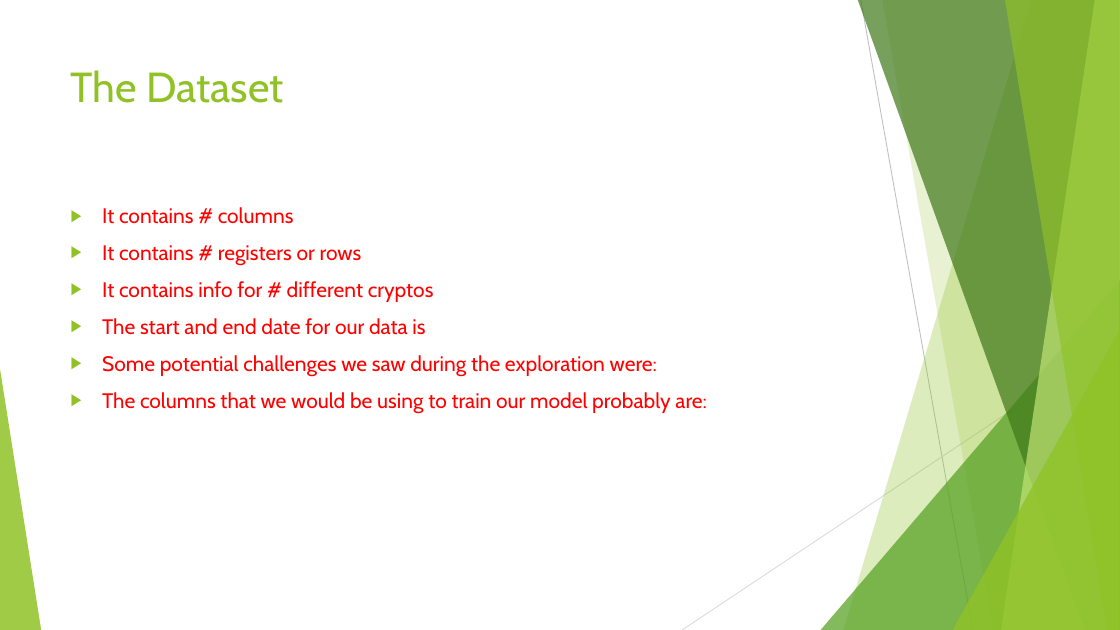
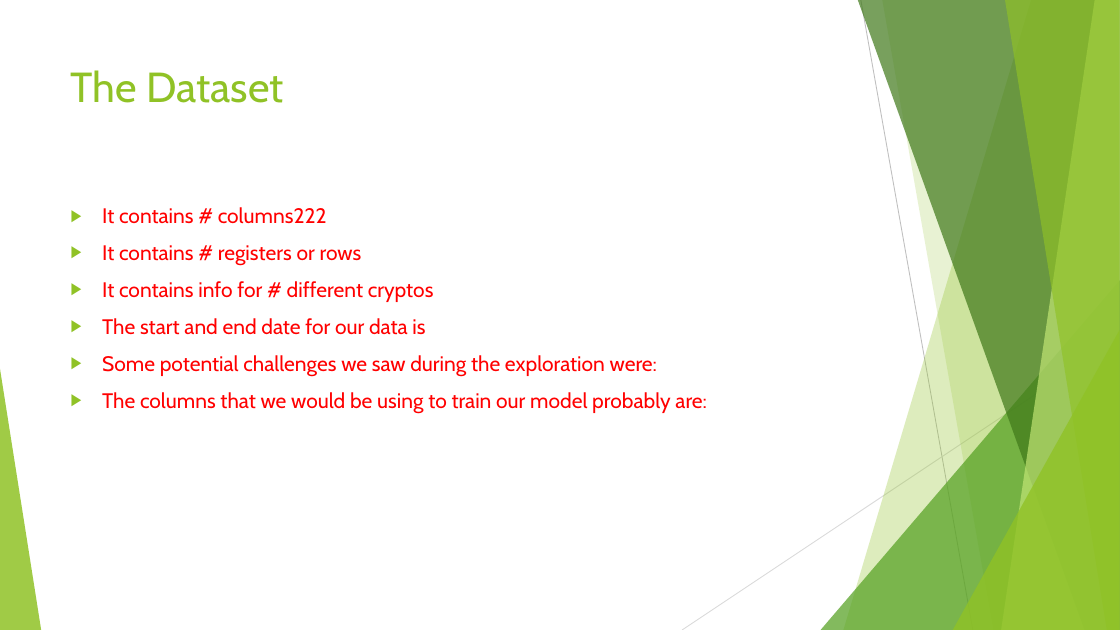
Before and after one commit to drummersoul/Cryptocurrency-Price-Prediction, a slide deck: slide 11 of Power Point Presentations/Presentation Week 3 Group D.pptx. Drawn at 1120x630 pixels with LibreOffice and Linux fonts; fonts in the diff are those of the drawing. Boxes give left, top, right and bottom in pixels: in the first picture for what was removed or moved away, otherwise in the second. Text is boxed around its words. In the diff, an @@ line names an element or a change of style, - is before the commit and + after.

Commit message:
Update of the powerpoint slide-1

```diff
--- a/Power Point Presentations/Presentation Week 3 Group D.pptx
+++ b/Power Point Presentations/Presentation Week 3 Group D.pptx
@@ text at <box>102,207,327,224</box>: text changed @@
-▶ It contains # columns
+▶ It contains # columns222
```
